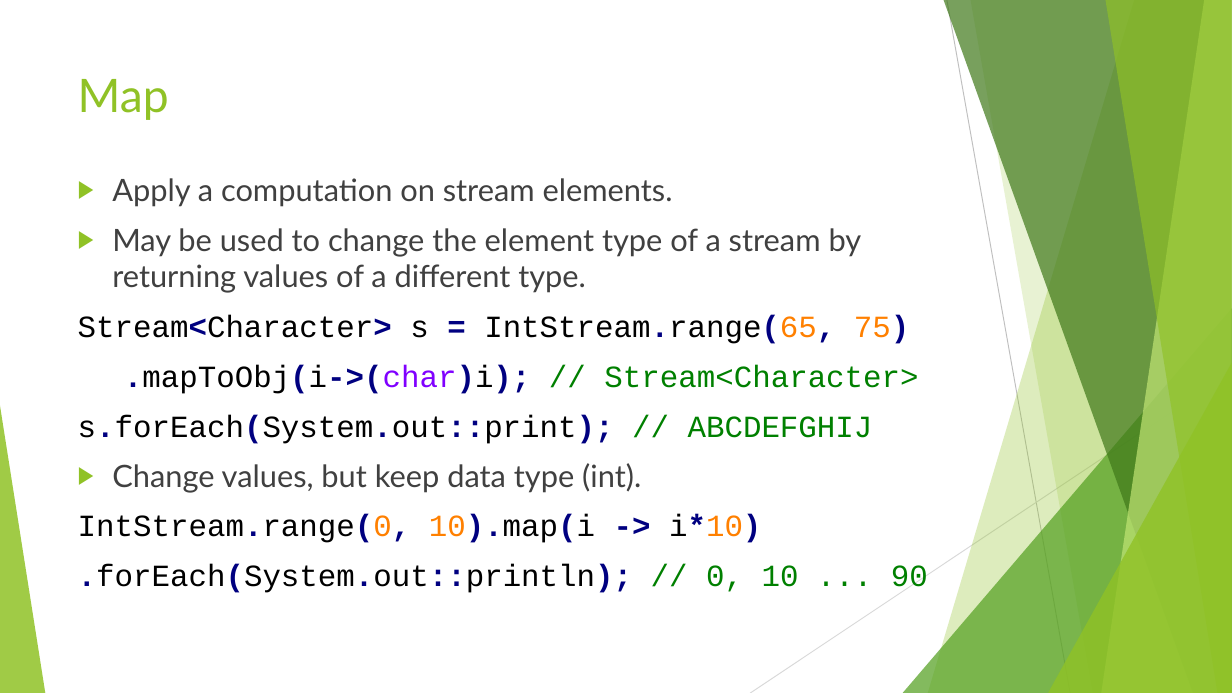
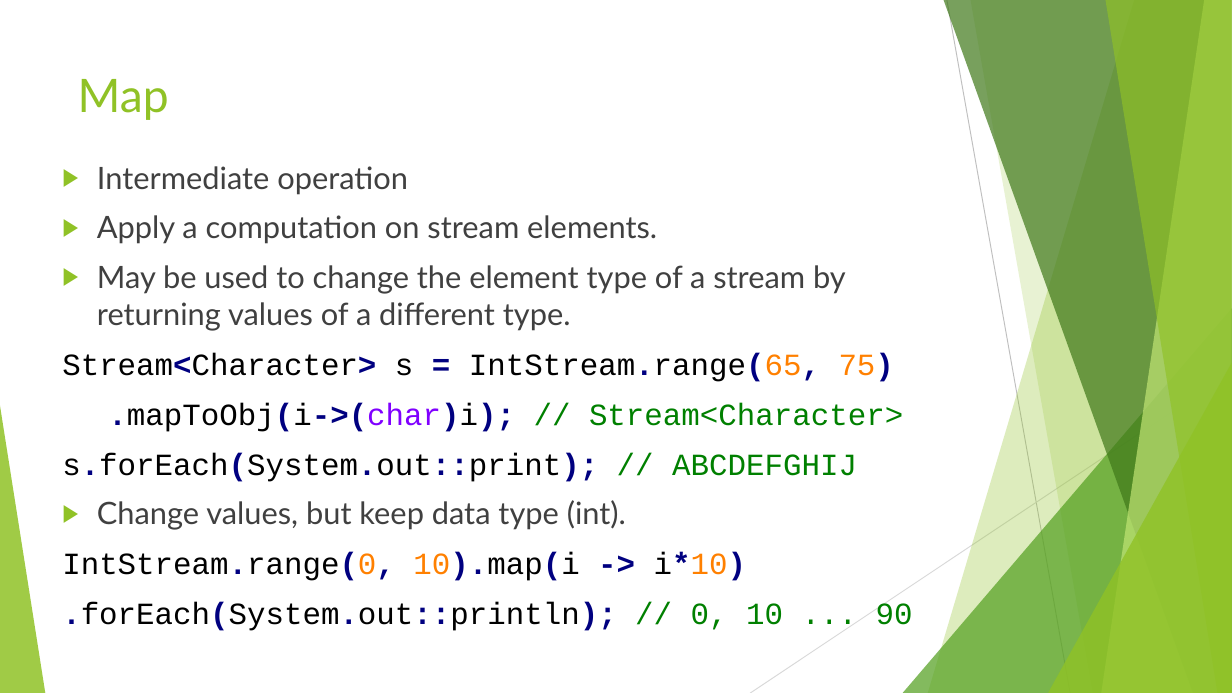
Before and after one commit to RichardRoda/2017-CodePaLOUsa-Lambda, a slide deck: slide 27 of Learning to Love the Lambda in the Stream.pptx. Drawn at 1232x693 pixels with LibreOffice and Linux fonts; fonts in the diff are those of the drawing. Boxes give left, top, right and bottom in pixels: in the first picture for what was removed or moved away, otherwise in the second. Text is boxed around its words. In the diff, an @@ line names an element or a change of style, - is before the commit and + after.

```diff
--- a/Learning to Love the Lambda in the Stream.pptx
+++ b/Learning to Love the Lambda in the Stream.pptx
@@ text "Intermediate operation": place and size @@
-text "Intermediate operation" at <box>78,178,928,593</box>
+text "Intermediate operation" at <box>62,166,913,631</box>
@@ text at <box>97,166,408,195</box>: paragraph added @@
+▶ Intermediate operation
```
Also in this commit, not shown: 7 other slides changed, 1 other file.
